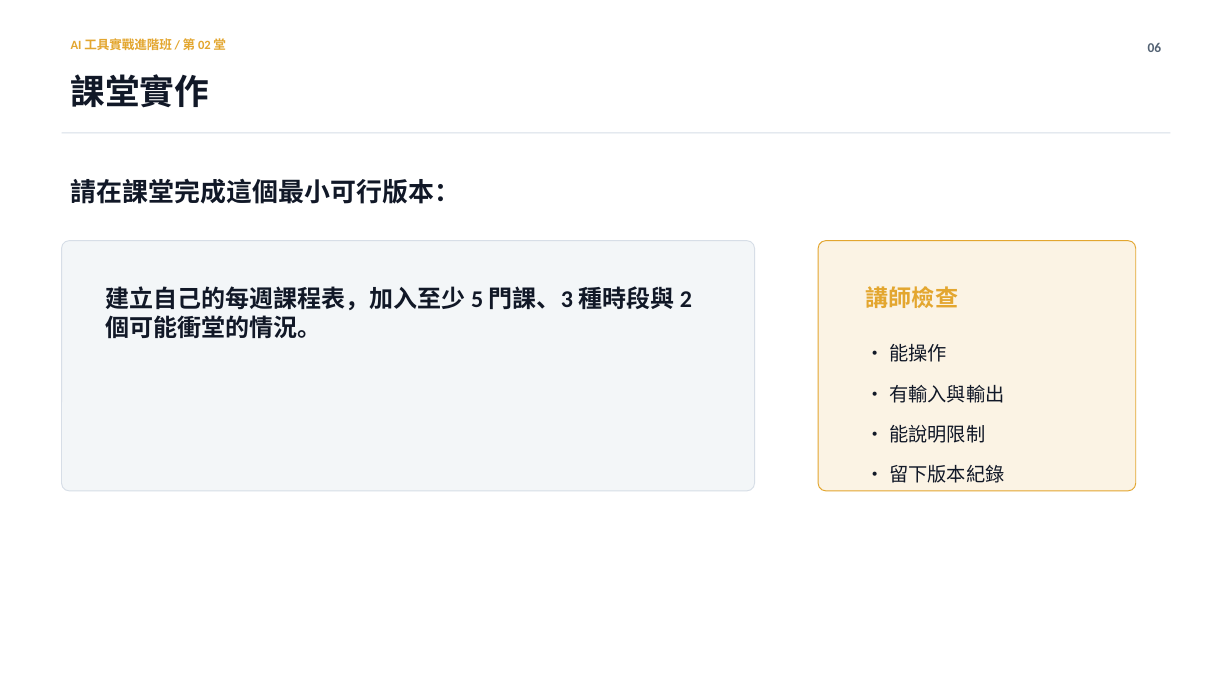
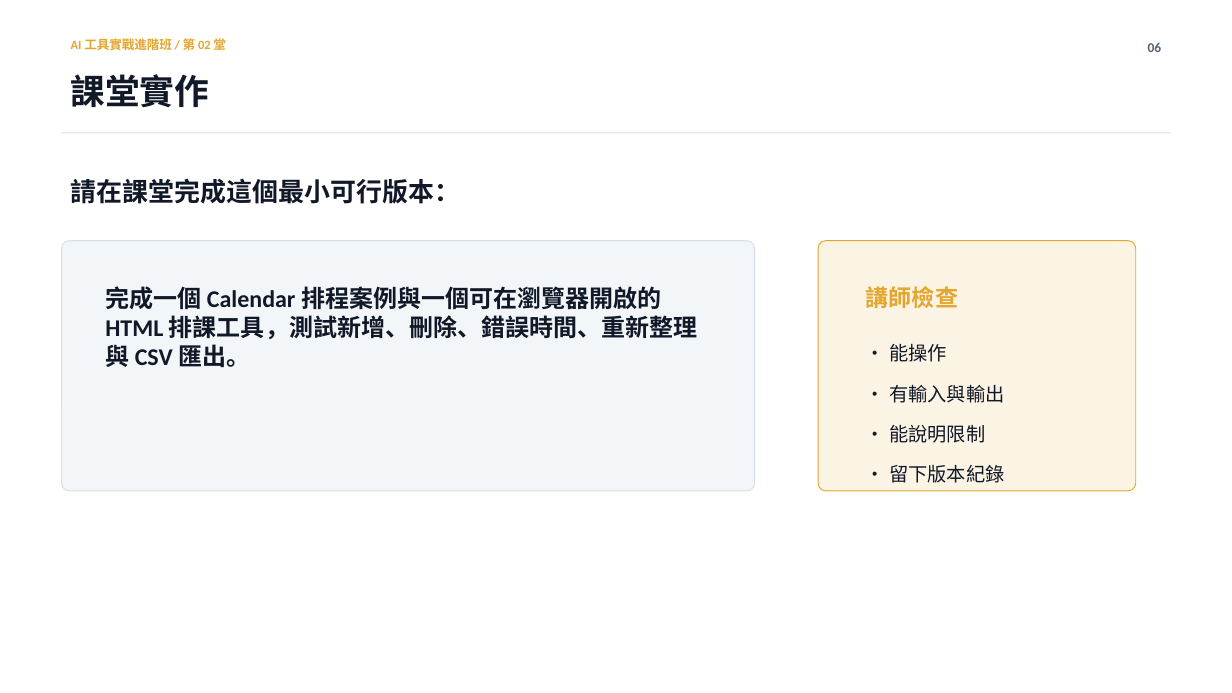
Before and after one commit to Calumai/calumai.com, a slide deck: slide 6 of class/ppt/lesson-02.pptx. Drawn at 1232x693 pixels with LibreOffice and Linux fonts; fonts in the diff are those of the drawing. Boxes give left, top, right and bottom in pixels: in the first picture for what was removed or moved away, otherwise in the second. Text is boxed around its words. In the diff, an @@ line names an element or a change of style, - is before the commit and + after.

Commit message:
Expand lesson two calendar and HTML tool course

```diff
--- a/class/ppt/lesson-02.pptx
+++ b/class/ppt/lesson-02.pptx
@@ text at <box>105,286,697,367</box>: text changed @@
-建立自己的每週課程表，加入至少 5 門課、3 種時段與 2 個可能衝堂的情況。
+完成一個 Calendar 排程案例與一個可在瀏覽器開啟的 HTML 排課工具，測試新增、刪除、錯誤時間、重新整理與 CSV 匯出。
```
Also in this commit, not shown: 5 other slides changed, 7 other files.
